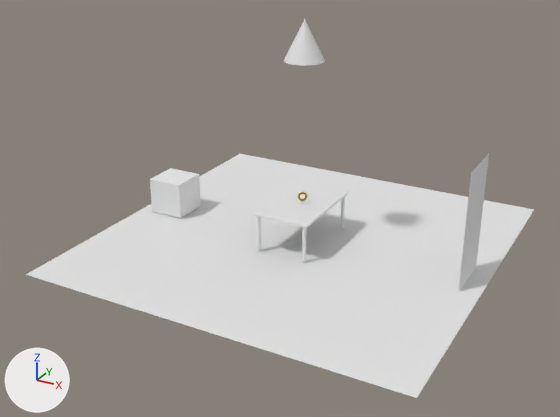
Before and after pictures for a commit that changed the Blender file inventory-prototype.blend.
The view is the same before and after, from a 50 mm camera at (17.0, -33.3, 18.2) aimed at (-0.3, -1.9, 2.4). Arrows for +X, +Y and +Z are at lower left; the lights stay in place.

In view in the first picture: 'Avatar', 'Door', 'Floor', 'Lamp', 'Table'.
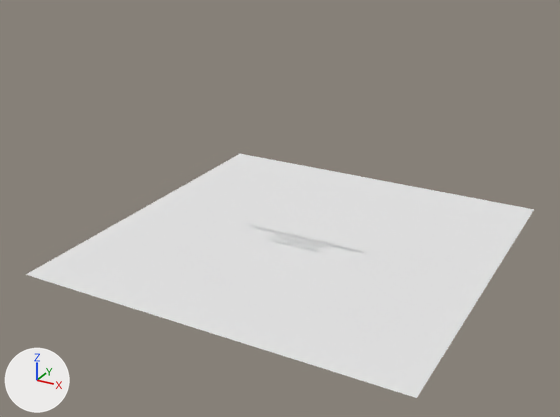
The newer file is also rescaled (x2.0) as a whole; pictures and numbers use the older file's frame.

Changed parts and their boxes (x1, y1, x2, y2) in the pictures (560 x 417 px):
```json
{"object": "Table", "change": "deleted", "before": [253, 182, 348, 262]}
{"object": "Avatar", "change": "deleted", "before": [150, 168, 201, 218]}
{"object": "Door", "change": "deleted", "before": [459, 153, 489, 290]}
{"object": "Lamp", "change": "deleted", "before": [284, 19, 325, 66]}
{"object": "Text", "change": "added", "after": [247, 225, 366, 253]}
{"object": "Text.001", "change": "added", "after": [269, 235, 322, 253]}
{"object": "Key", "change": "deleted", "before": [298, 192, 307, 201]}
```

The change, as JSON lines over the scene's bpy script:
```json
{"op": "add", "block": "txt_text_002", "code": ["txt_text_002 = bpy.data.curves.new('Text.002', 'FONT')", "txt_text_002.body = 'The Real MVP\\nPress P to Play'"]}
{"op": "add", "block": "txt_text_001", "code": ["txt_text_001 = bpy.data.curves.new('Text.001', 'FONT')", "txt_text_001.body = 'Welcome to Quantum Escapement'"]}
{"op": "remove", "block": "ob_lamp", "code": ["ob_lamp = bpy.data.objects.new('Lamp', me_cone)", "ob_lamp.location = (0.0, 0.0, 10.61)", "_m = ob_lamp.modifiers.new('Solidify', 'SOLIDIFY')", "_m.thickness = 0.05", "_m.nonmanifold_thickness_mode = 'FIXED'", "_m.nonmanifold_merge_threshold = 0.0003"]}
{"op": "remove", "block": "ob_key", "code": ["ob_key = bpy.data.objects.new('Key', me_torus)", "ob_key.location = (0.0, 0.0, 2.48)", "ob_key.rotation_euler = (0.785, 0.0, 0.0)  # degrees (45, 0, 0)", "ob_key.scale = (0.204, 0.204, 0.204)"]}
{"op": "remove", "block": "ob_table", "code": ["ob_table = bpy.data.objects.new('Table', me_cube_001)", "ob_table.location = (0.0, 0.0, 0.0)"]}
{"op": "remove", "block": "ob_door", "code": ["ob_door = bpy.data.objects.new('Door', me_plane_001)", "ob_door.location = (9.0, 0.0, 2.99)", "ob_door.rotation_euler = (0.0, 0.0, 3.142)  # degrees (0, 0, 180)"]}
{"op": "remove", "block": "ob_avatar", "code": ["ob_avatar = bpy.data.objects.new('Avatar', me_cube)", "ob_avatar.location = (-8.19, 0.0, 1.05)", "ob_avatar.rotation_euler = (0.0, 0.0, 3.142)  # degrees (0, 0, 180)"]}
{"op": "add", "block": "ob_text_001", "code": ["ob_text_001 = bpy.data.objects.new('Text.001', txt_text_002)", "ob_text_001.location = (-1.5, -0.5, 0.0)", "ob_text_001.scale = (0.5, 0.5, 0.5)"]}
{"op": "add", "block": "ob_text", "code": ["ob_text = bpy.data.objects.new('Text', txt_text_001)", "ob_text.location = (-3.58, 0.0, 0.0)", "ob_text.scale = (0.5, 0.5, 0.5)"]}
```
